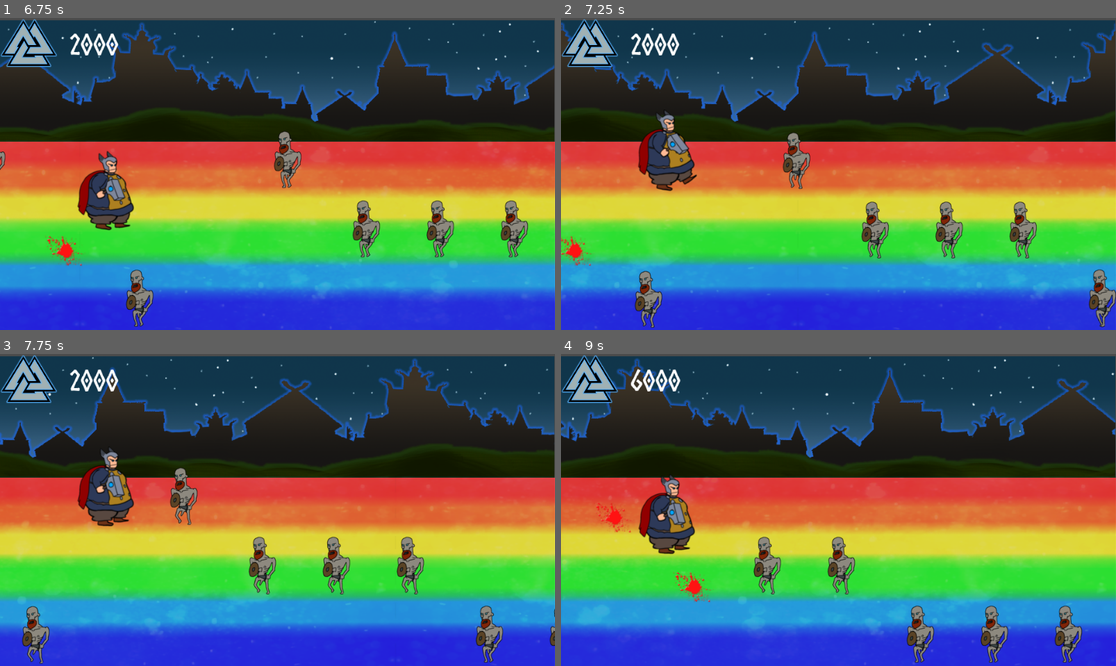
Above: before the commit, frames 1-4 (two rows, left to right).
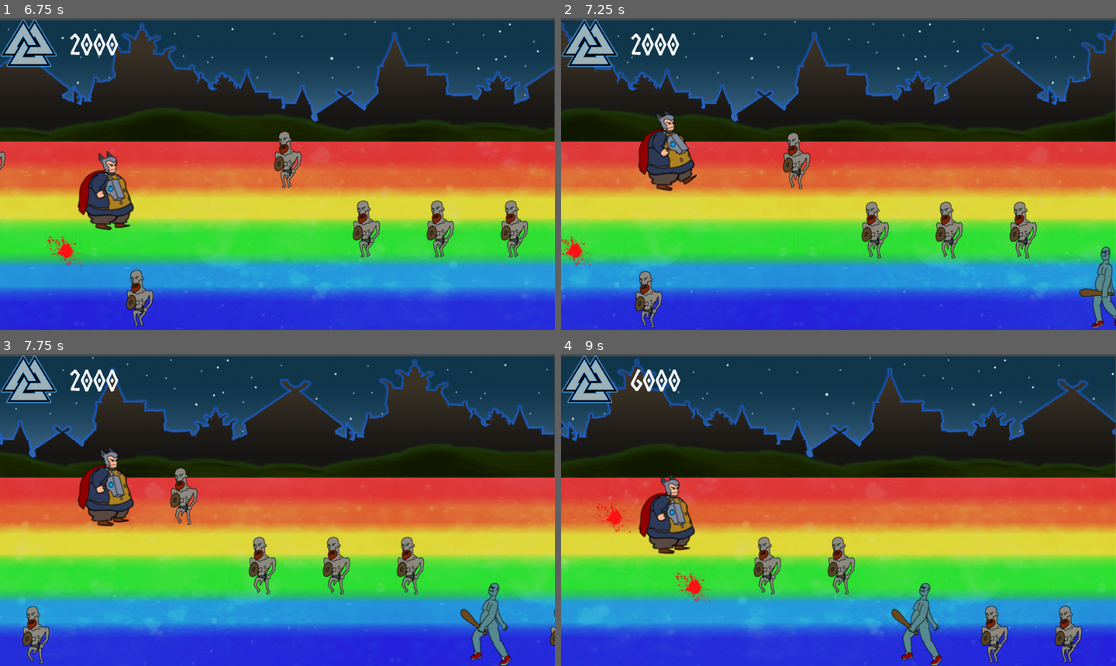
Above: after the commit, the same moments.

Repository: AtharvVohra/Ragnaromp
Game: Godot game, scene res://Title.tscn
The game is run twice, just before and just after one commit, with the same random seed, the same clock (stepped at 60 frames per second) and the same inputs. The project has no main scene, so this scene is started directly.
Inputs:
- Up to frame 1 (6.75 s): click "ROMP!" at 0.5 s; hold Up (ui_up) 1.28-2.03 s; hold Down (ui_down) 2.03-2.78 s; hold Up (ui_up) 2.78-4.28 s; hold Down (ui_down) 4.28-6.53 s; hold Up (ui_up) from 6.53 s (still down)
- Up to frame 2 (7.25 s): keep holding Up (ui_up)
- Up to frame 3 (7.75 s): keep holding Up (ui_up)
- Up to frame 4 (9 s): release Up (ui_up) at 8.78 s; hold Down (ui_down) from 8.78 s (still down)

Frame 1 is identical in both runs. In frame 2, 0.9% of the frame differs, in the area x 93-100%, y 73-100%; in frame 3, 1.1%, in the area x 82-93%, y 73-100%; in frame 4, 1.1%.

Commit message:
Fixed IceGiants

Diff:
--- a/IceGiant.gd
+++ b/IceGiant.gd
@@ -34,12 +34,12 @@
 		$Blood.show()
 		globals.playerHonor += 6000
 		updateHonor()
+		isHit = false
 		#if(randi()%2 == 1):
 			#$HonorGain1.play()
 		#else:
 			#$HonorGain2.play()
 		#isHit = false
-
 
 	if(isReached() && !get_node("CollisionShape2D").disabled):
 		# decrease honor
--- a/IceGiant.tscn
+++ b/IceGiant.tscn
@@ -8,7 +8,7 @@
 
 custom_solver_bias = 0.0
 radius = 18.5934
-height = 81.7808
+height = 26.7154
 
 [sub_resource type="Animation" id=2]
 
@@ -39,6 +39,7 @@
 
 [node name="Sprite" type="Sprite" parent="." index="0"]
 
+position = Vector2( -0.59874, -17.9621 )
 texture = ExtResource( 2 )
 hframes = 7
 frame = 3
@@ -46,7 +47,7 @@
 
 [node name="CollisionShape2D" type="CollisionShape2D" parent="." index="1"]
 
-position = Vector2( 16.1721, 11.7615 )
+position = Vector2( 15.1721, 22.6272 )
 shape = SubResource( 1 )
 
 [node name="AnimationPlayer" type="AnimationPlayer" parent="." index="2"]
@@ -61,7 +62,7 @@
 
 [node name="Blood" type="Sprite" parent="." index="3"]
 
-position = Vector2( 11.0264, 68.7403 )
+position = Vector2( 12.8226, 35.2111 )
 z_index = -1
 texture = ExtResource( 3 )
 _sections_unfolded = [ "Z Index" ]
--- a/Level.gd
+++ b/Level.gd
@@ -9,6 +9,7 @@
 var delta_y_per_step
 
 var DraugrScene = load("res://Draugr.tscn")
+var GiantScene = load("res://IceGiant.tscn")
 var PatternScene = load("res://Pattern.tscn")
 var StitchScene = load("res://Stitch.tscn")
 
@@ -69,7 +70,7 @@
 	quilt.patterns.append(pattern)
 
 	pattern = PatternScene.instance()
-	add_stitch_to_pattern(pattern, globals.DRAUGR, 0, 2)
+	add_stitch_to_pattern(pattern, globals.GIANT, 0, 2)
 	add_stitch_to_pattern(pattern, globals.DRAUGR, dbuffer, 2)
 	add_stitch_to_pattern(pattern, globals.DRAUGR, dbuffer*2, 2)
 	quilt.add_child(pattern)
@@ -135,11 +136,13 @@
 			var new_enemy
 			if (stitch.enemy == globals.DRAUGR):
 				new_enemy = DraugrScene.instance()
-				add_child(new_enemy)
-				new_enemy.position.x = create_x + stitch.xoffset
-				new_enemy.lane = stitch.lane
-				new_enemy.position.y = globals.lanes[new_enemy.lane]
-				# Get the coordinate of the last
+			elif (stitch.enemy == globals.GIANT):
+				new_enemy = GiantScene.instance()
+			add_child(new_enemy)
+			new_enemy.position.x = create_x + stitch.xoffset
+			new_enemy.lane = stitch.lane
+			new_enemy.position.y = globals.lanes[new_enemy.lane]
+			# Get the coordinate of the last
 			if (stitch == pattern.stitches[pattern.stitches.size()-1]):
 				last_enemy = new_enemy
 		can_spawn = false
